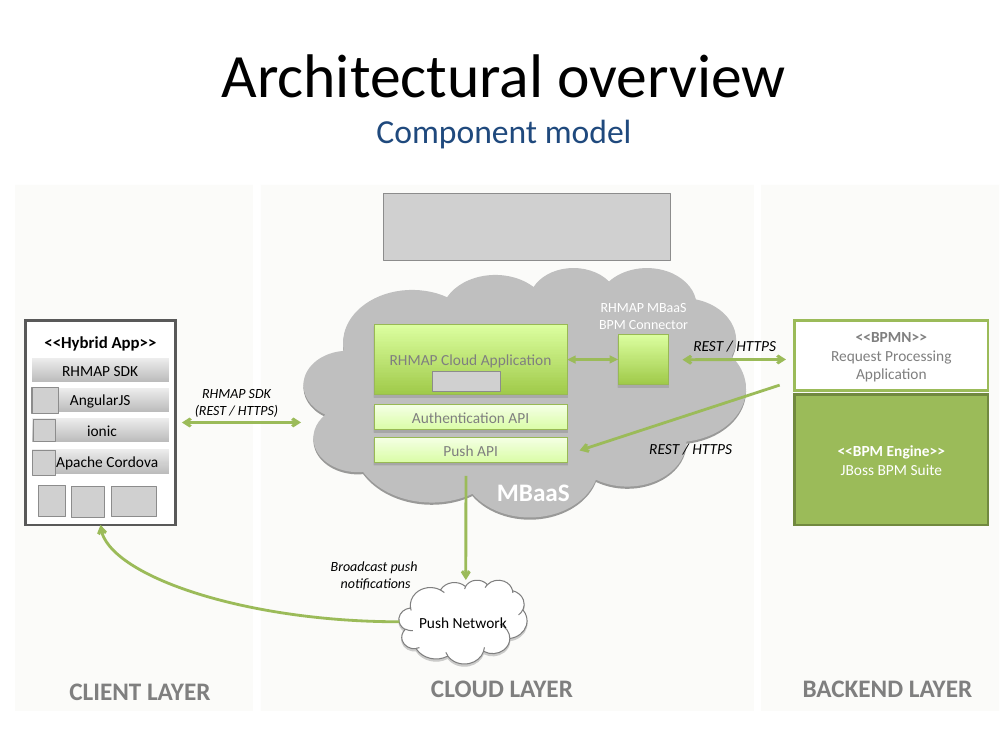
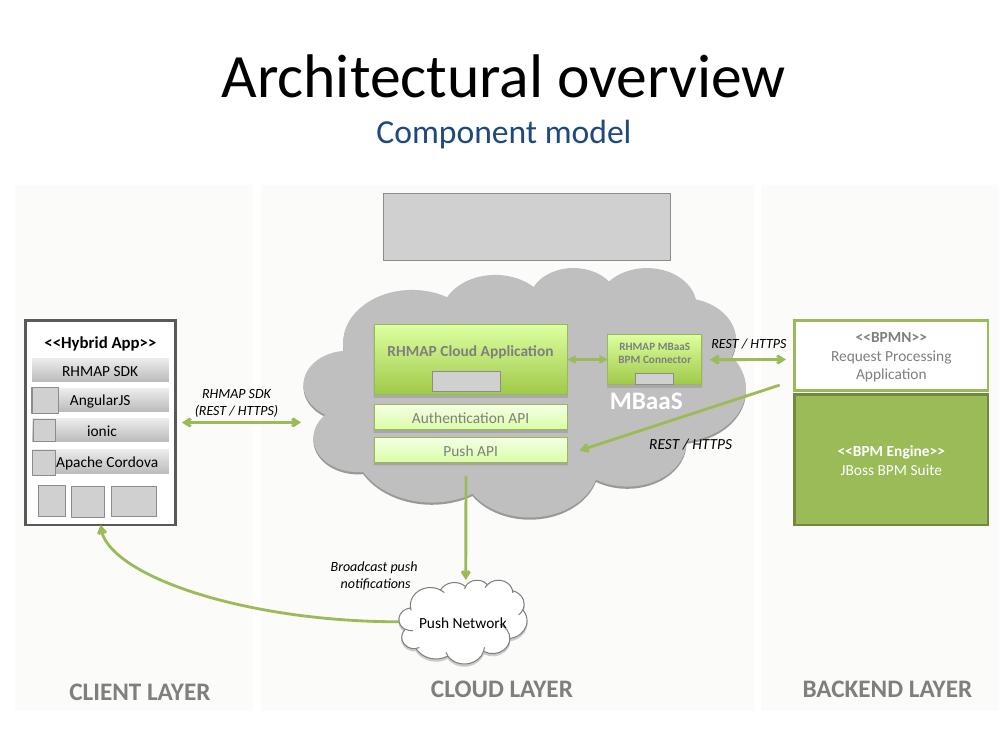
Before and after one commit to sebastianfaulhaber/mobile-demo, a slide deck: slide 3 of rhmap-mobile-bpm-showcase/doc/architecture-slides.ppt. Drawn at 1008x756 pixels with LibreOffice and Linux fonts; fonts in the diff are those of the drawing; grey boxes stand for pictures. Boxes give left, top, right and bottom in pixels: in the first picture for what was removed or moved away, otherwise in the second. Text is boxed around its words. In the diff, an @@ line names an element or a change of style, - is before the commit and + after.

```diff
--- a/rhmap-mobile-bpm-showcase/doc/architecture-slides.ppt
+++ b/rhmap-mobile-bpm-showcase/doc/architecture-slides.ppt
@@ rectangle "RHMAP Cloud Application" at (x1=374, y1=325, x2=568, y2=395): bold on @@
@@ rectangle "RHMAP MBaaS" resized from (x1=599, y1=303, x2=688, y2=329) to (x1=608, y1=335, x2=702, y2=385) @@
@@ rectangle "RHMAP MBaaS" at (x1=608, y1=335, x2=702, y2=385): size 10 to 8 pt, text colour #FFFFFF to #7F7F7F, bold on; vertical alignment top to middle; fill none to gradient #DCFFA0 to #A0CA4A; outline none to #98B954 0.74 pt; shadow on @@
@@ rectangle removed at (x1=618, y1=335, x2=668, y2=385) @@
@@ text "REST / HTTPS" moved from (x1=693, y1=341, x2=776, y2=351) to (x1=711, y1=337, x2=786, y2=353) @@
@@ text "REST / HTTPS" at (x1=711, y1=337, x2=786, y2=353): size 11 to 10 pt @@
@@ double arrow moved from (618, 360) - (568, 360) to (608, 360) - (568, 360) @@
@@ text "MBaaS" moved from (x1=497, y1=485, x2=570, y2=501) to (x1=610, y1=393, x2=683, y2=409) @@
@@ picture added at (x1=636, y1=374, x2=673, y2=385) @@
@@ double arrow moved from (786, 360) - (682, 360) to (786, 360) - (710, 360) @@
@@ text "REST / HTTPS" moved from (x1=649, y1=441, x2=732, y2=454) to (x1=649, y1=436, x2=732, y2=449) @@
```
Also in this commit, not shown: 4 other files.
